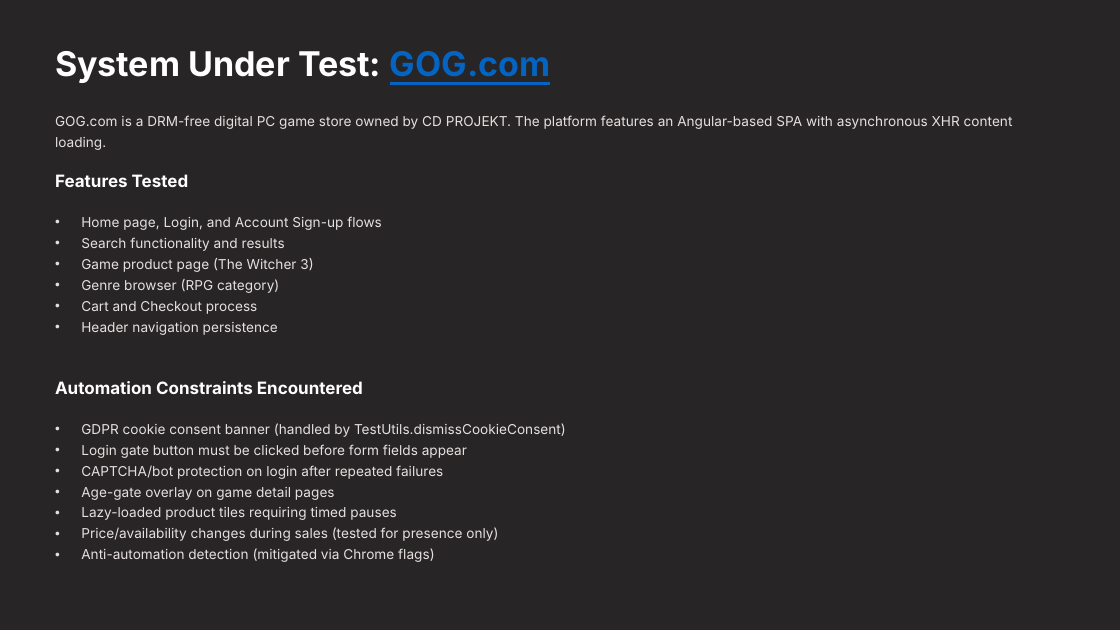
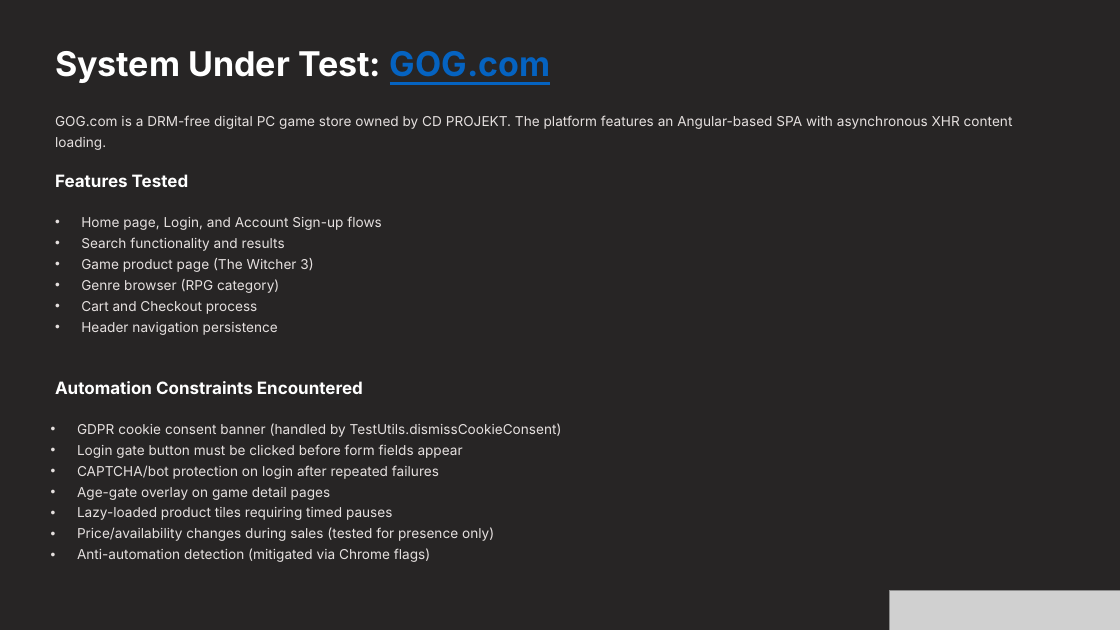
Before and after one commit to DennisKerry/GOG-Tester, a slide deck: slide 6 of doc/Automated-End-to-End-Testing-of-GOGcom.pptx. Drawn at 1120x630 pixels with LibreOffice and Linux fonts; fonts in the diff are those of the drawing; grey boxes stand for pictures; background and template pictures are left out. Boxes give left, top, right and bottom in pixels: in the first picture for what was removed or moved away, otherwise in the second. Text is boxed around its words. In the diff, an @@ line names an element or a change of style, - is before the commit and + after.

Commit message:
made an html-based report that updates each test

```diff
--- a/doc/Automated-End-to-End-Testing-of-GOGcom.pptx
+++ b/doc/Automated-End-to-End-Testing-of-GOGcom.pptx
@@ text "GDPR cookie consent banner (handled ...": place and size @@
-text "GDPR cookie consent banner (handled ..." at <box>81,423,566,562</box>
+text "GDPR cookie consent banner (handled ..." at <box>77,423,562,562</box>
@@ picture added at <box>890,591,1120,630</box> @@
```
Also in this commit, not shown: 5 other slides changed, 3 slides added, 1 slide removed, 3 other files.
